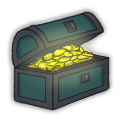
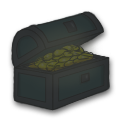
Layered file, before and after one edit (w=120, h=119). Changes by layer:
added group "Interface" with 78 layers above "Loot" over [6, 6, 116, 118]
added layer "Calque 18" (77%) in group "Interface" over [6, 6, 116, 118]
added group "coffre_vert" (1st of 2, in "Interface") with 18 layers in group "Interface" over [6, 6, 116, 118]
added layer "Calque 17" (4th of 8, in "Interface" › "coffre_vert") (54%) in group "coffre_vert" over [9, 13, 112, 99]
added layer "Calque 9" (4th of 8, in "Interface" › "coffre_vert") in group "coffre_vert" over [11, 11, 110, 111]
added layer "Calque 4" (4th of 8, in "Interface" › "coffre_vert") in group "coffre_vert" over [15, 52, 111, 76]
added layer "Calque 13" (4th of 8, in "Interface" › "coffre_vert") in group "coffre_vert" over [11, 11, 111, 111]
added layer "Calque 2" (4th of 8, in "Interface" › "coffre_vert") in group "coffre_vert" over [11, 11, 111, 111]
added layer "Calque 15" (4th of 8, in "Interface" › "coffre_vert") in group "coffre_vert" over [16, 12, 107, 99]
added layer "Calque 3 copie" (4th of 8, in "Interface" › "coffre_vert") in group "coffre_vert" over [14, 12, 106, 104]
added layer "Calque 11" (4th of 8, in "Interface" › "coffre_vert") in group "coffre_vert" over [31, 47, 90, 69]
added layer "Calque 10" (4th of 8, in "Interface" › "coffre_vert") in group "coffre_vert" over [27, 45, 95, 74]
added layer "Calque 7" (4th of 8, in "Interface" › "coffre_vert") in group "coffre_vert" over [27, 43, 96, 73]
added layer "Calque 5" (4th of 8, in "Interface" › "coffre_vert") in group "coffre_vert" over [19, 34, 90, 66]
added layer "Calque 14" (4th of 8, in "Interface" › "coffre_vert") in group "coffre_vert" over [69, 22, 89, 80]
added layer "Calque 1" (4th of 8, in "Interface" › "coffre_vert") in group "coffre_vert" over [59, 18, 94, 86]
renamed "Groupe 1" to "coffre_vert", moved it into group "Loot" over [6, 6, 116, 118]
…and 2 more changes (2 added)
